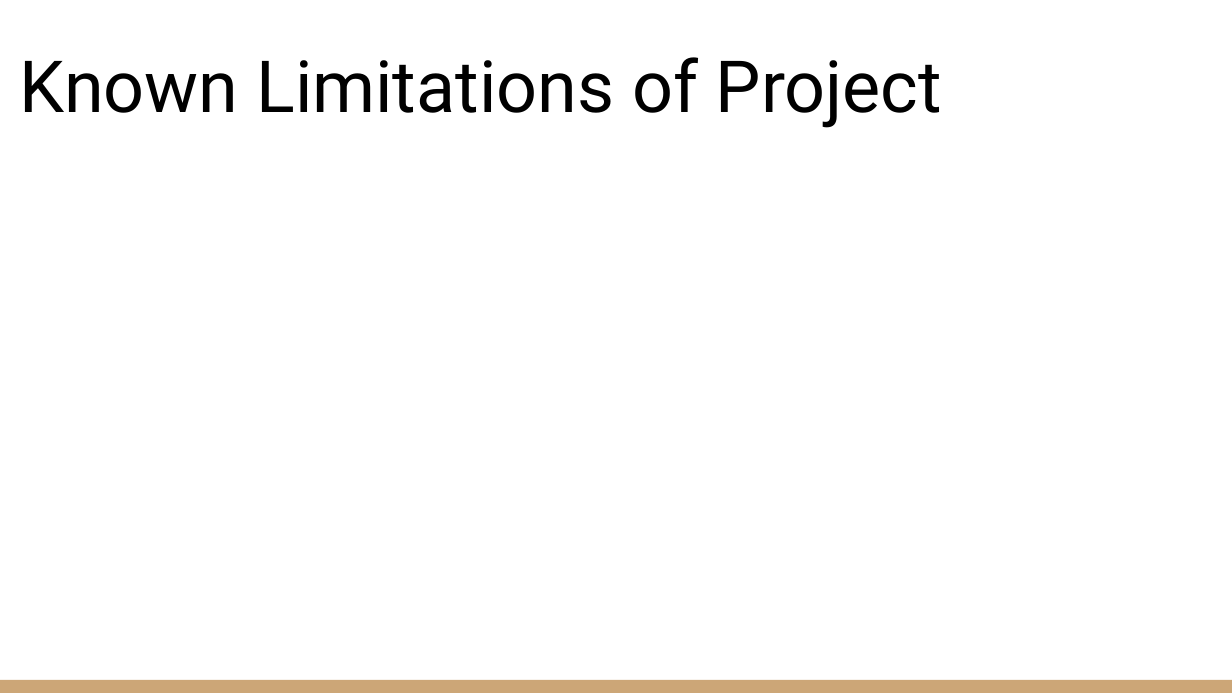
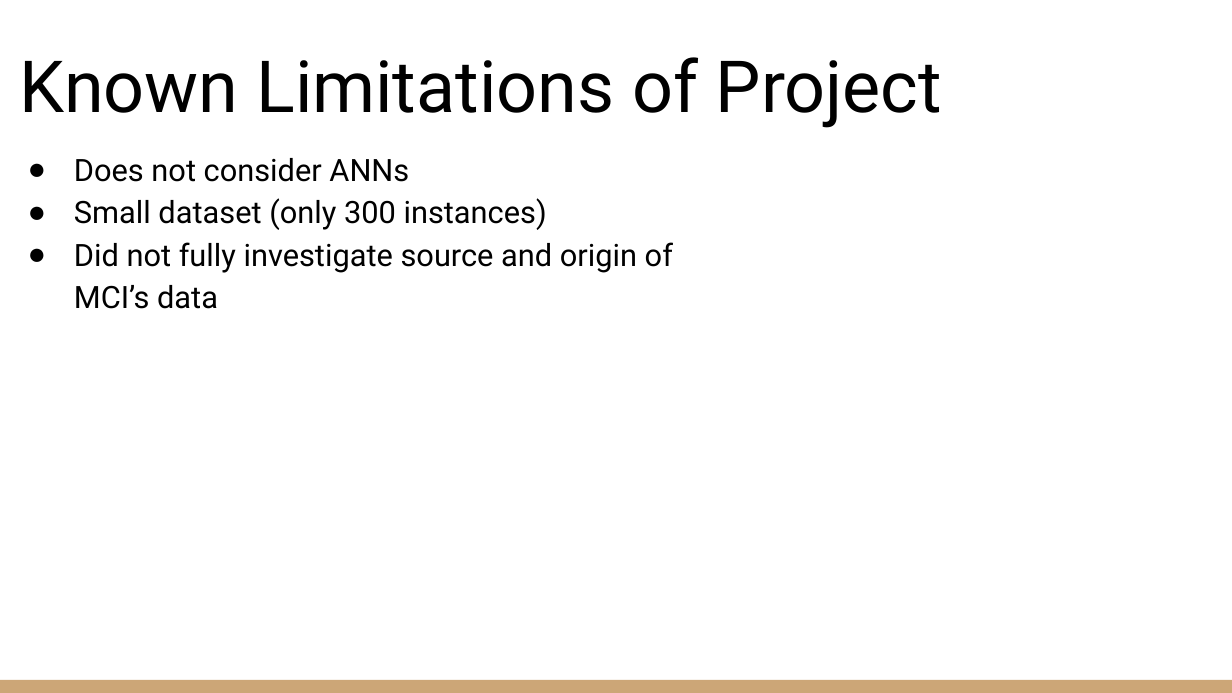
Before and after one commit to zachcarlson/HeartAttackPredictor, a slide deck: slide 24 of documents/DSCI 631 Final Project Presentation.pptx (slide 23 before the commit). Drawn at 1232x693 pixels with LibreOffice and Linux fonts; fonts in the diff are those of the drawing. Boxes give left, top, right and bottom in pixels: in the first picture for what was removed or moved away, otherwise in the second. Text is boxed around its words. In the diff, an @@ line names an element or a change of style, - is before the commit and + after.

```diff
--- a/documents/DSCI 631 Final Project Presentation.pptx
+++ b/documents/DSCI 631 Final Project Presentation.pptx
@@ text added at box(74, 158, 673, 309), 18 pt, text #000000 @@
+● Does not consider ANNs
+● Small dataset (only 300 instances)
+● Did not fully investigate source and origin of MCI’s data
```
Also in this commit, not shown: 3 other slides changed, 2 slides added, 1 slide removed, 3 other files.
